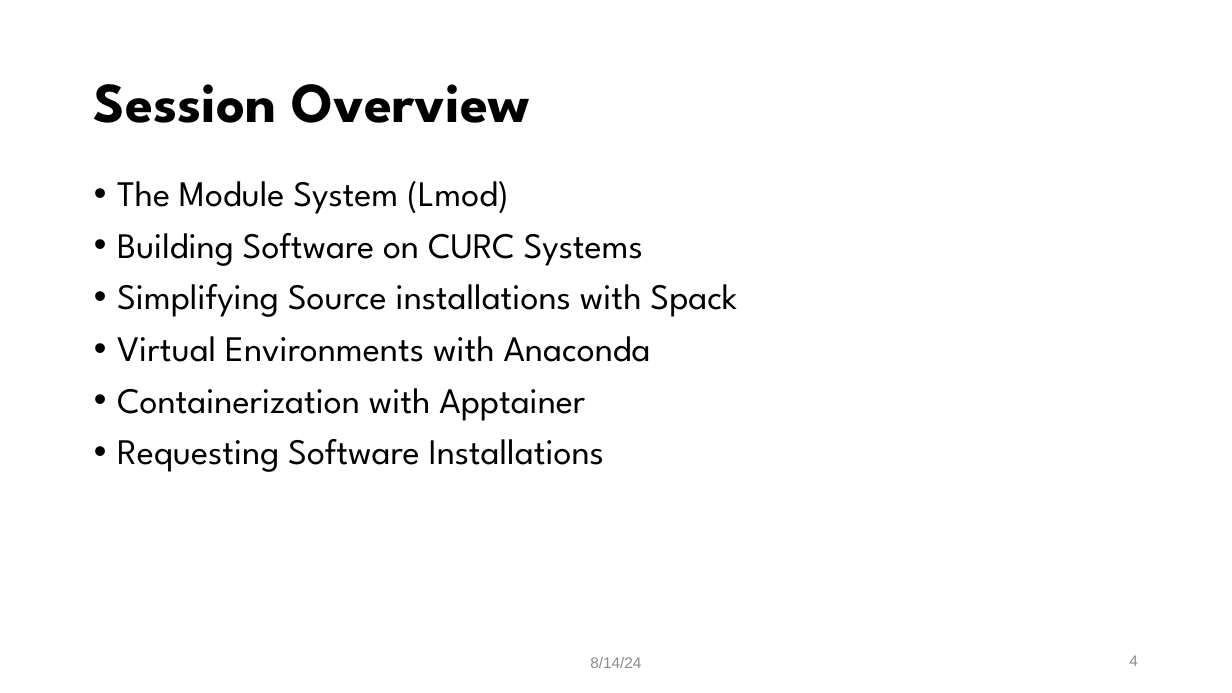
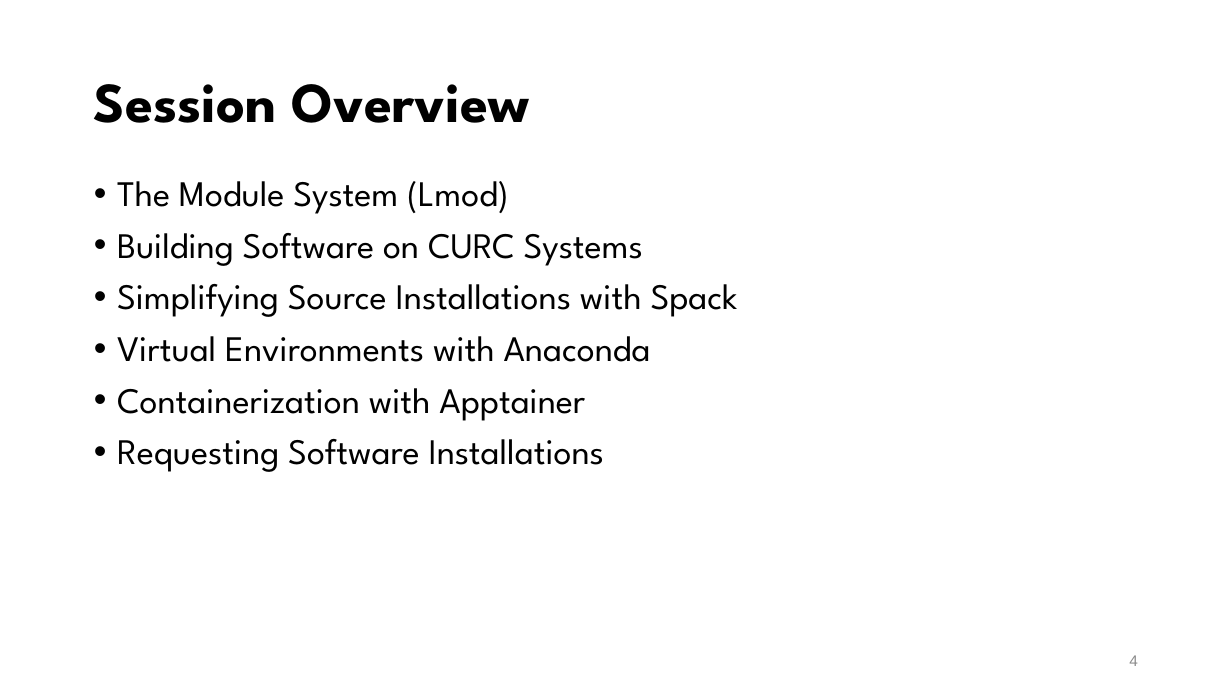
Before and after one commit to mohalkh5/hpc_fundamentals_micro_credential, a slide deck: slide 4 of installing_software/installing_software.pptx. Drawn at 1232x693 pixels with LibreOffice and Linux fonts; fonts in the diff are those of the drawing; background and template pictures are left out. Boxes give left, top, right and bottom in pixels: in the first picture for what was removed or moved away, otherwise in the second. Text is boxed around its words. In the diff, an @@ line names an element or a change of style, - is before the commit and + after.

```diff
--- a/installing_software/installing_software.pptx
+++ b/installing_software/installing_software.pptx
@@ text at box(117, 284, 738, 317): text changed @@
-• Simplifying Source installations with Spack
+• Simplifying Source Installations with Spack
@@ text removed at box(590, 657, 641, 668) @@
-8/14/24
```
Also in this commit, not shown: 44 other slides changed.
